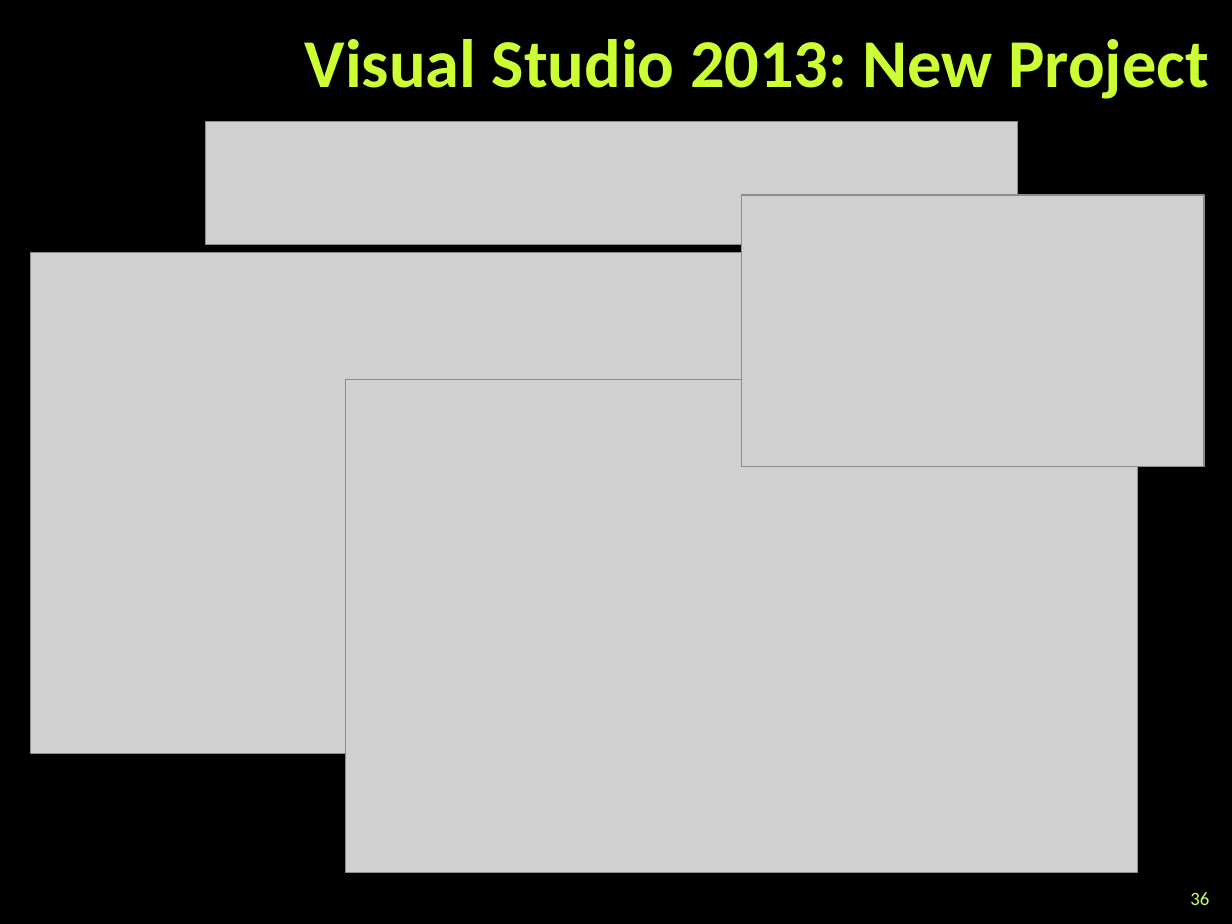
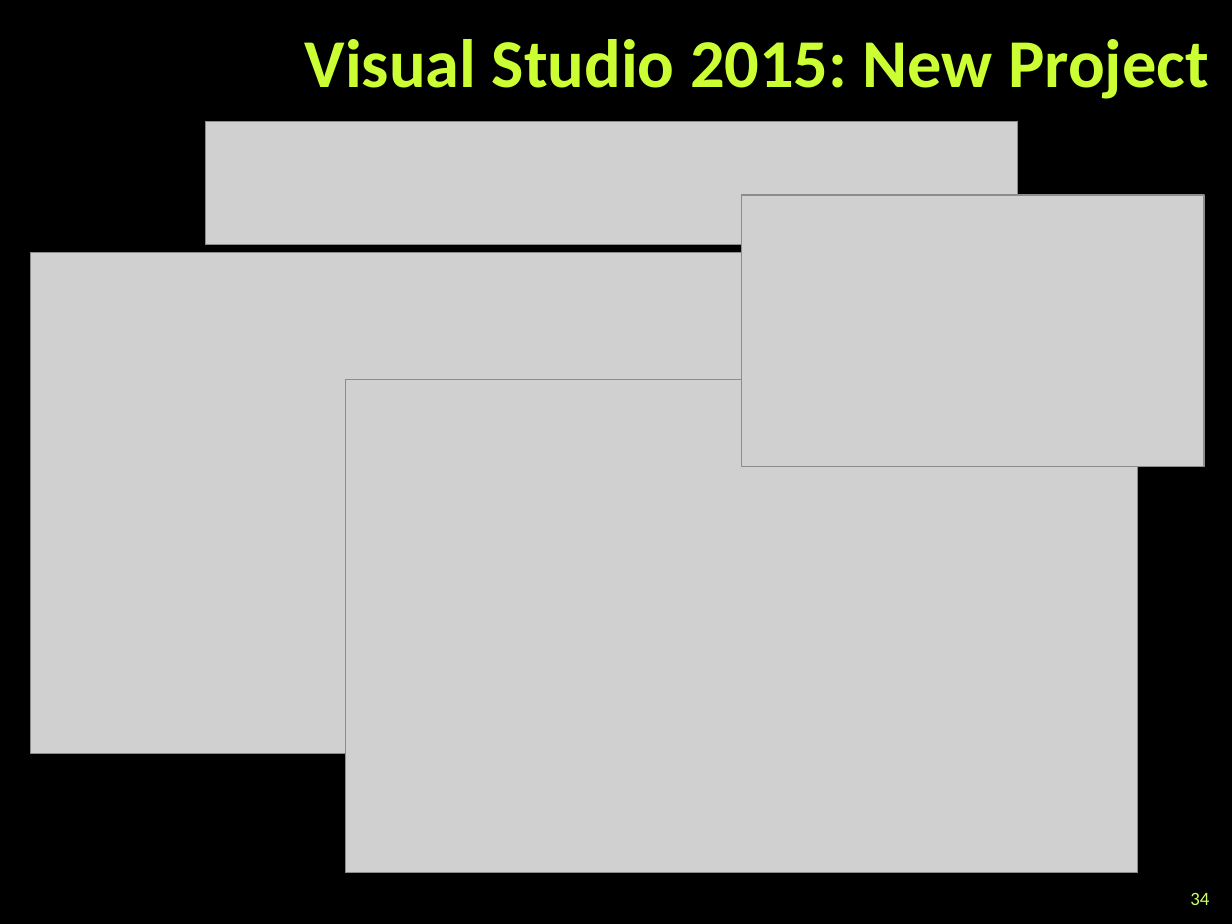
Before and after one commit to TelerikAcademy/ASP.NET-MVC, a slide deck: slide 34 of 01. Introduction-to-ASP.NET-MVC/Introduction to ASP.NET MVC.pptx (slide 36 before the commit). Drawn at 1232x924 pixels with LibreOffice and Linux fonts; fonts in the diff are those of the drawing; grey boxes stand for pictures; background and template pictures are left out. Boxes give left, top, right and bottom in pixels: in the first picture for what was removed or moved away, otherwise in the second. Text is boxed around its words. In the diff, an @@ line names an element or a change of style, - is before the commit and + after.

```diff
--- a/01. Introduction-to-ASP.NET-MVC/Introduction to ASP.NET MVC.pptx
+++ b/01. Introduction-to-ASP.NET-MVC/Introduction to ASP.NET MVC.pptx
@@ title at (x1=305, y1=39, x2=1209, y2=99): text changed @@
-Visual Studio 2013: New Project
+Visual Studio 2015: New Project
@@ page number at (x1=1190, y1=893, x2=1209, y2=905): text changed @@
-36
+34
```
Also in this commit, not shown: 5 other slides changed, 2 slides removed.
